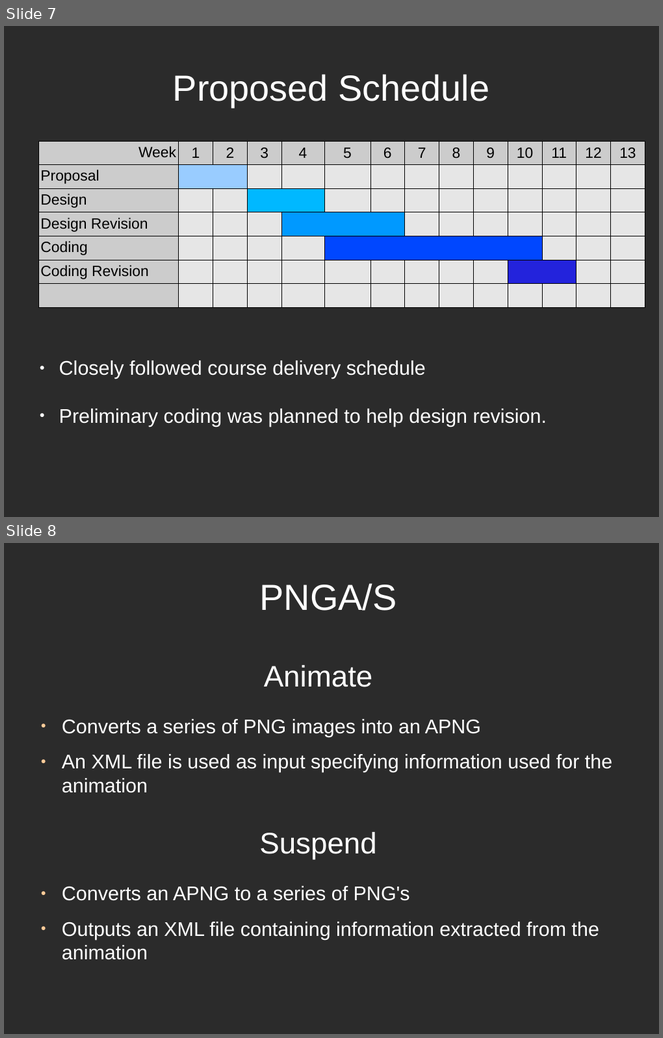
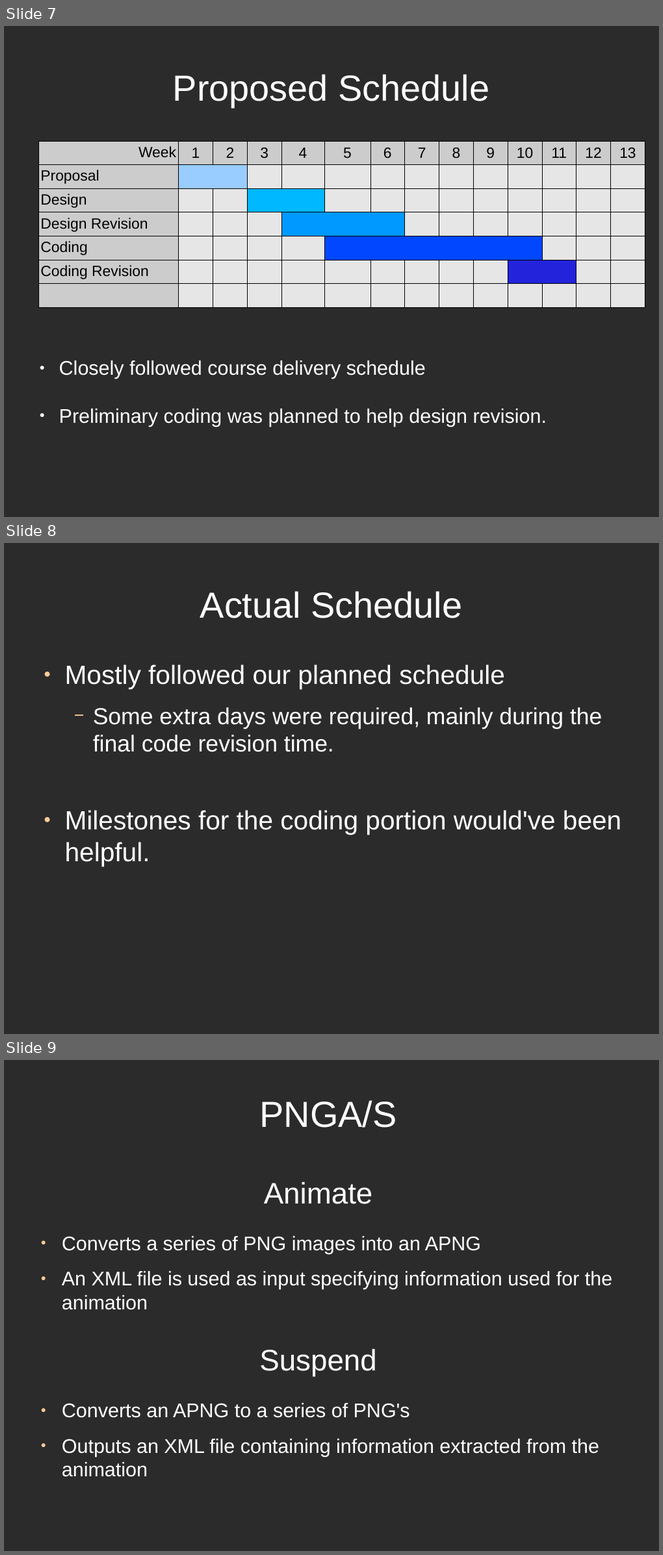
Before and after one commit to directrix1/se2, a slide deck: wip/SE2Presentation_2z.odp. Shown one above the other, each under a label of ours: slides 7 and 8 before the commit, slides 7, 8 and 9 after it. The pictures are 663x1038 and 663x1555 pixels, drawn with LibreOffice and Linux fonts; fonts in the diff are those of the drawing; background and template pictures are left out; a plain dark background stands for a picture behind light text. Boxes give left, top, right and bottom in pixels: in the first picture for what was removed or moved away, otherwise in the second. Text is boxed around its words. In the diff, an @@ line names an element or a change of style, - is before the commit and + after.

```diff
--- a/wip/SE2Presentation_2z.odp
+++ b/wip/SE2Presentation_2z.odp
@@ slide 8 added at (4, 543, 659, 1034), background picture (left out) @@
@@ title added at (200, 591, 462, 618), 44 pt, text #FFFFFF @@
+Actual Schedule
@@ text added at (65, 665, 622, 866), 32 pt, text #FFFFFF @@
+● Mostly followed our planned schedule
+  − Some extra days were required, mainly during the final code revision time.
+● Milestones for the coding portion would've been helpful.
@@ what was slide 8 is now slide 9 @@
```
